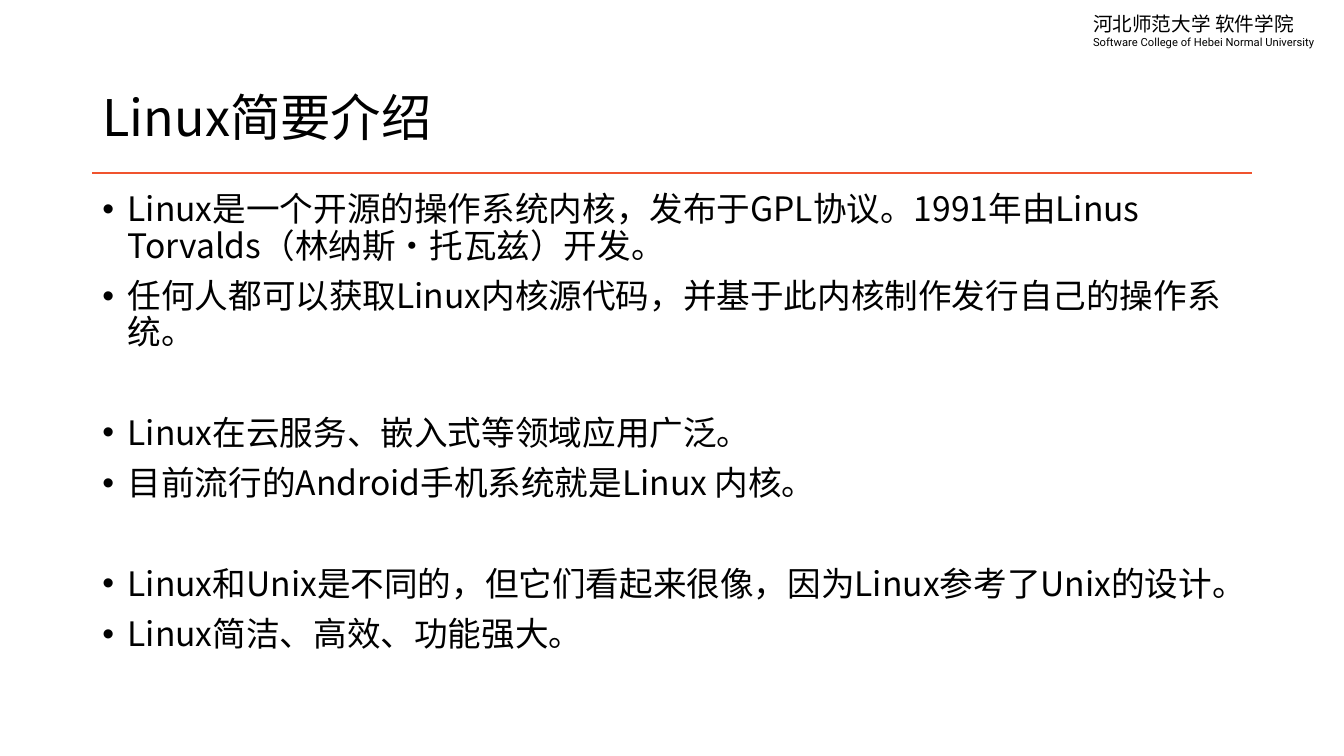
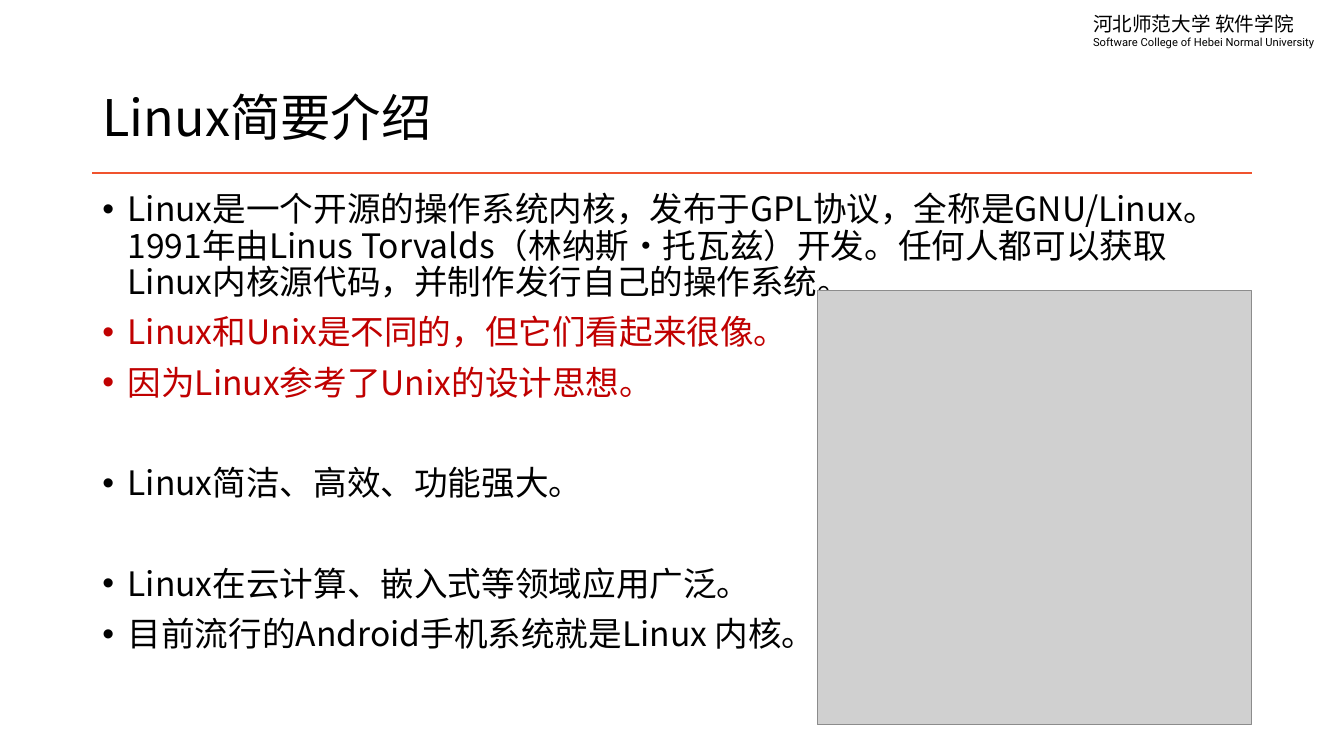
Before and after one commit to edu2act/course-linux-system, a slide deck: slide 2 of materials/slides/ch01-linux-history-and-install.pptx. Drawn at 1344x756 pixels with LibreOffice and Linux fonts; fonts in the diff are those of the drawing; grey boxes stand for pictures. Boxes give left, top, right and bottom in pixels: in the first picture for what was removed or moved away, otherwise in the second. Text is boxed around its words. In the diff, an @@ line names an element or a change of style, - is before the commit and + after.

```diff
--- a/materials/slides/ch01-linux-history-and-install.pptx
+++ b/materials/slides/ch01-linux-history-and-install.pptx
@@ text at box(128, 192, 1217, 599): text changed @@
-• Linux是一个开源的操作系统内核，发布于GPL协议。1991年由Linus Torvalds（林纳斯·托瓦兹）开发。
-• 任何人都可以获取Linux内核源代码，并基于此内核制作发行自己的操作系统。
-• Linux在云服务、嵌入式等领域应用广泛。
+• Linux是一个开源的操作系统内核，发布于GPL协议，全称是GNU/Linux。1991年由Linus Torvalds（林纳斯·托瓦兹）开发。任何人都可以获取Linux内核源代码，并制作发行自己的操作系统。
+• Linux和Unix是不同的，但它们看起来很像。
+• 因为Linux参考了Unix的设计思想。
+• Linux简洁、高效、功能强大。
+• Linux在云计算、嵌入式等领域应用广泛。
@@ picture added at box(818, 290, 1252, 725) @@
@@ text at box(128, 567, 1246, 649): paragraphs removed @@
-• Linux和Unix是不同的，但它们看起来很像，因为Linux参考了Unix的设计。
-• Linux简洁、高效、功能强大。
```
Also in this commit, not shown: 4 other slides changed, 5 other files.
